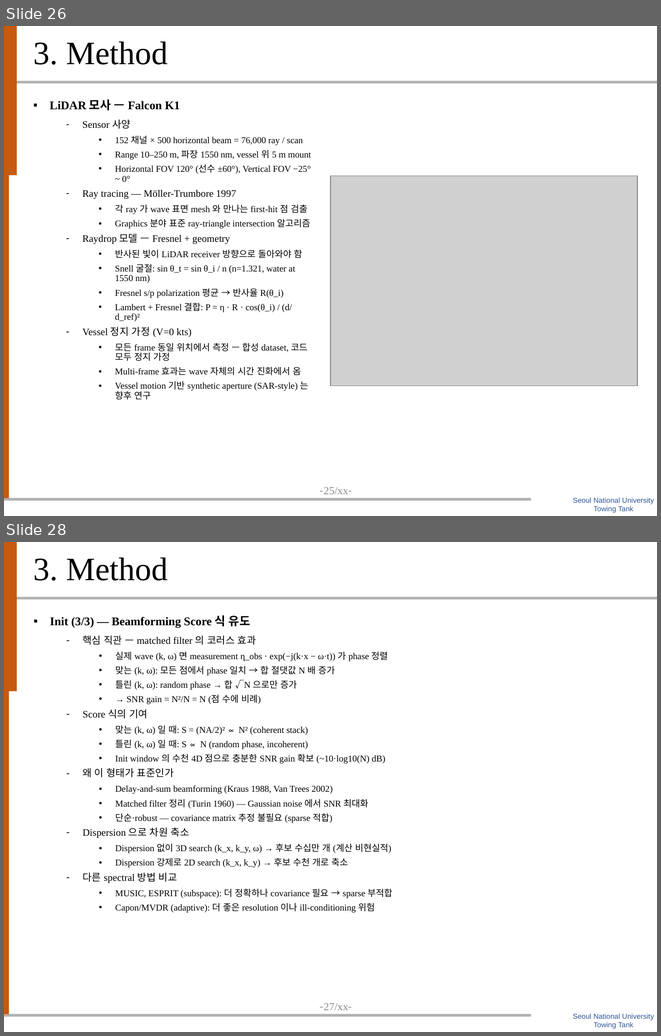
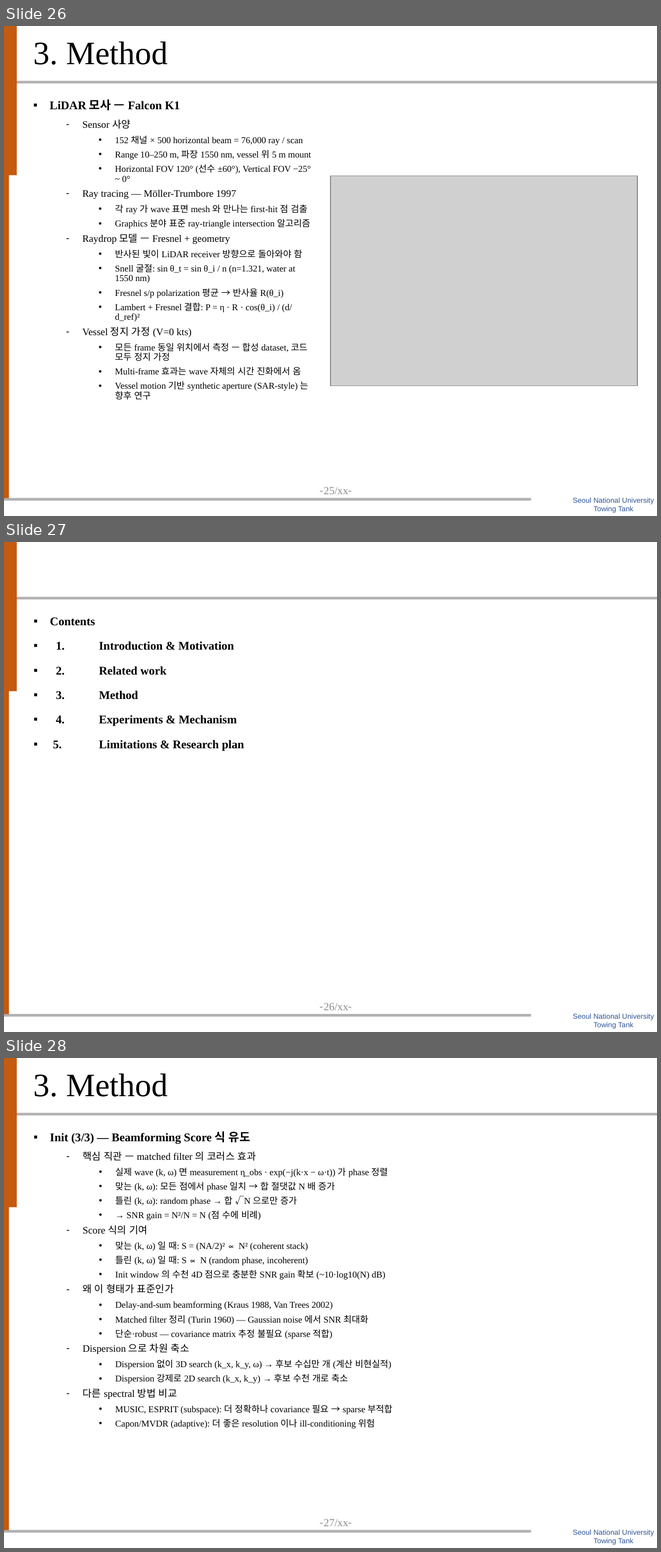
Before and after one commit to SAEYONGPARK94/wavesplat, a slide deck: wavesplat/docs/labmeeting_20260513_박세용_20min.pptx. Shown one above the other, each under a label of ours: slides 26 and 28 before the commit, slides 26, 27 and 28 after it; the slides between them are not shown. The pictures are 661x1036 and 661x1552 pixels, drawn with LibreOffice and Linux fonts; fonts in the diff are those of the drawing; grey boxes stand for pictures; background and template pictures are left out. Boxes give left, top, right and bottom in pixels: in the first picture for what was removed or moved away, otherwise in the second. Text is boxed around its words. In the diff, an @@ line names an element or a change of style, - is before the commit and + after.

```diff
--- a/wavesplat/docs/labmeeting_20260513_박세용_20min.pptx
+++ b/wavesplat/docs/labmeeting_20260513_박세용_20min.pptx
@@ slide 27 added at bbox=[4, 542, 657, 1032], background #FFFFFF; not listed: 6 template elements that a slide beside it also shows @@
@@ text added at bbox=[50, 617, 244, 751], 13 pt, text #000000, bold @@
+▪ Contents
+▪ 1. Introduction & Motivation
+▪ 2. Related work
+▪ 3. Method
+▪ 4. Experiments & Mechanism
+▪ 5. Limitations & Research plan
```
Also in this commit, not shown: 3 slides changed, 1 other slide added, 2 slides removed, 22 other files.
